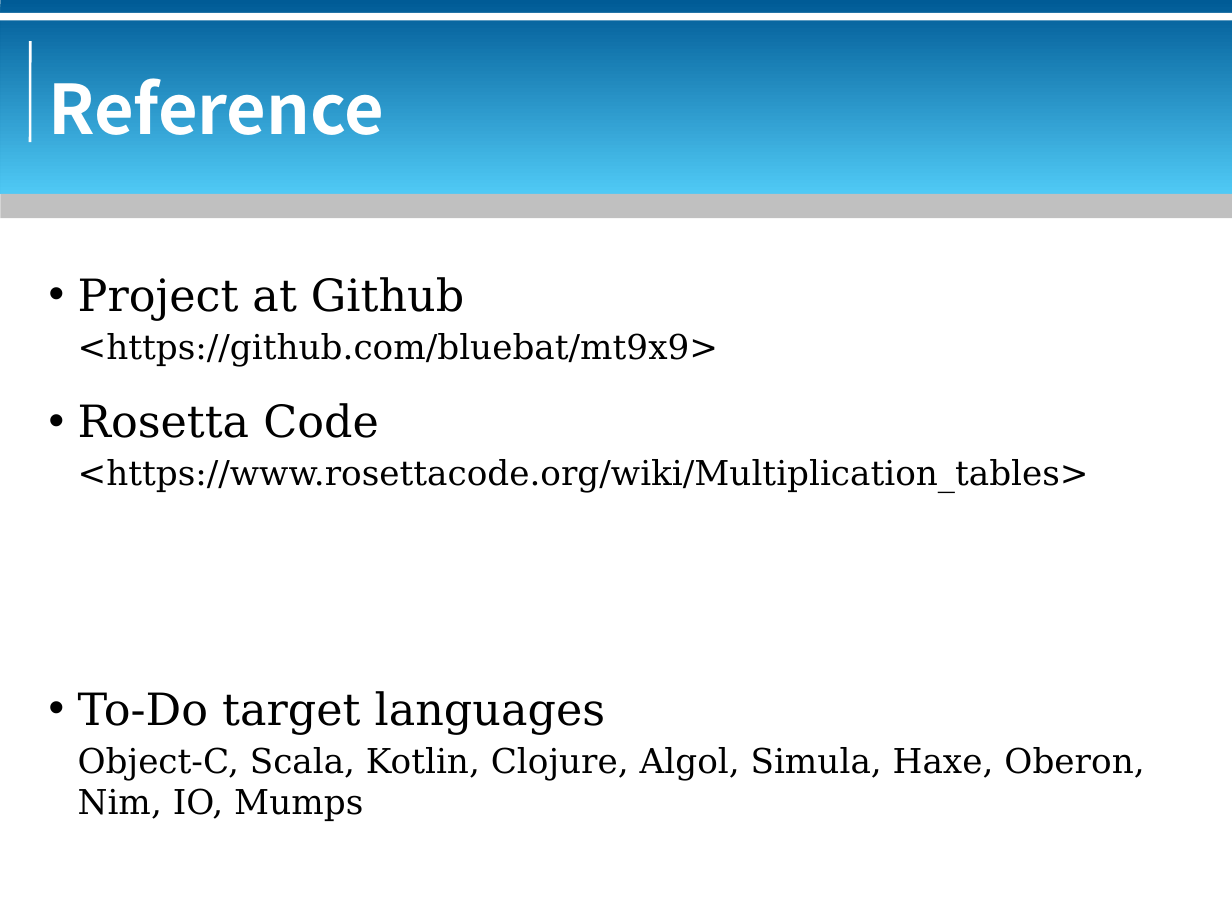
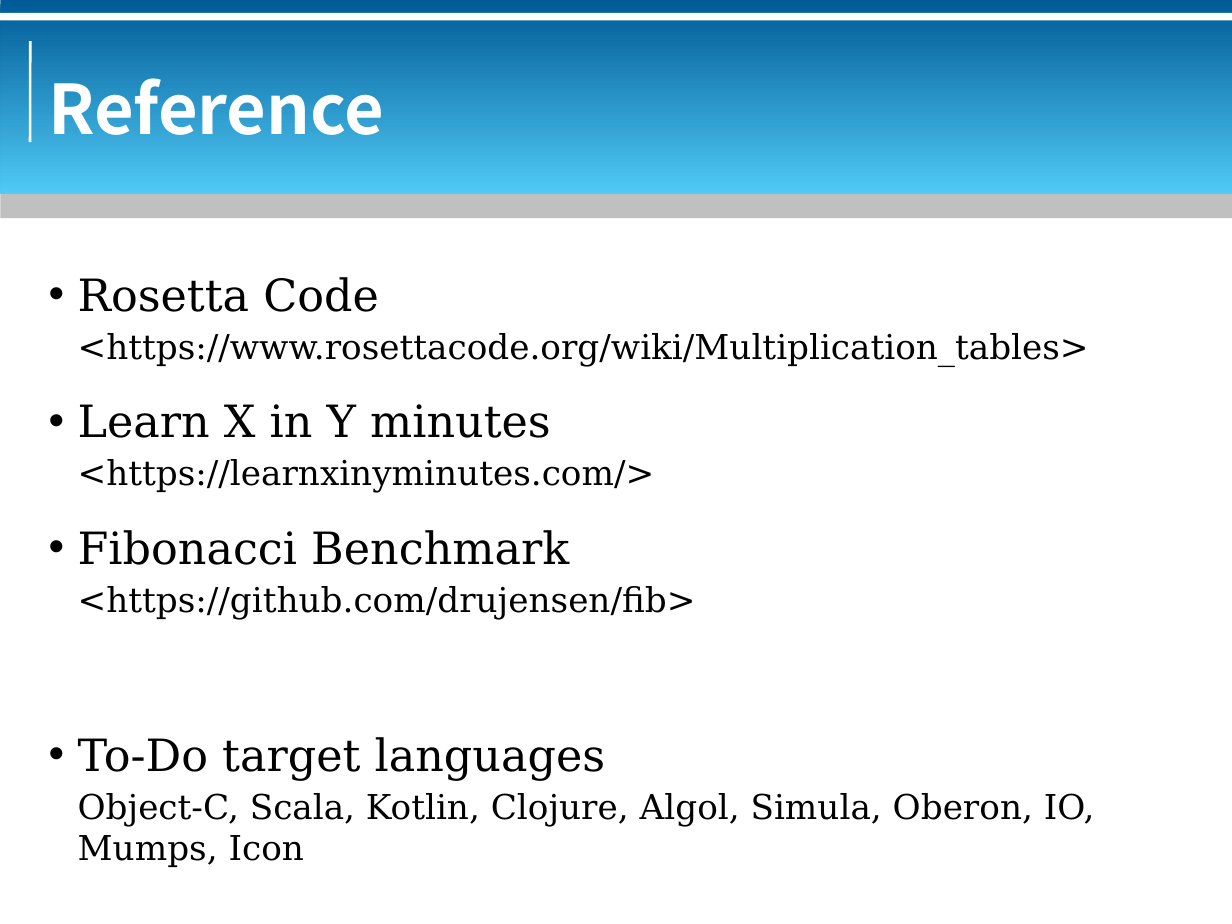
Before and after one commit to bluebat/.presentations, a slide deck: slide 25 of multiplication-table.odp (slide 24 before the commit). Drawn at 1232x924 pixels with LibreOffice and Linux fonts; fonts in the diff are those of the drawing; background and template pictures are left out. Boxes give left, top, right and bottom in pixels: in the first picture for what was removed or moved away, otherwise in the second. Text is boxed around its words. In the diff, an @@ line names an element or a change of style, - is before the commit and + after.

```diff
--- a/multiplication-table.odp
+++ b/multiplication-table.odp
@@ text at (78,277,718,366): paragraphs removed @@
-• Project at Github
-<https://github.com/bluebat/mt9x9>
@@ text at (78,404,696,619): paragraphs added @@
+• Learn X in Y minutes
+<https://learnxinyminutes.com/>
+• Fibonacci Benchmark
+<https://github.com/drujensen/fib>
@@ text at (78,793,1095,867): text changed @@
-Object-C, Scala, Kotlin, Clojure, Algol, Simula, Haxe, Oberon, Nim, IO, Mumps
+Object-C, Scala, Kotlin, Clojure, Algol, Simula, Oberon, IO, Mumps, Icon
```
Also in this commit, not shown: 2 other slides changed, 1 slide added, 2 other files.
